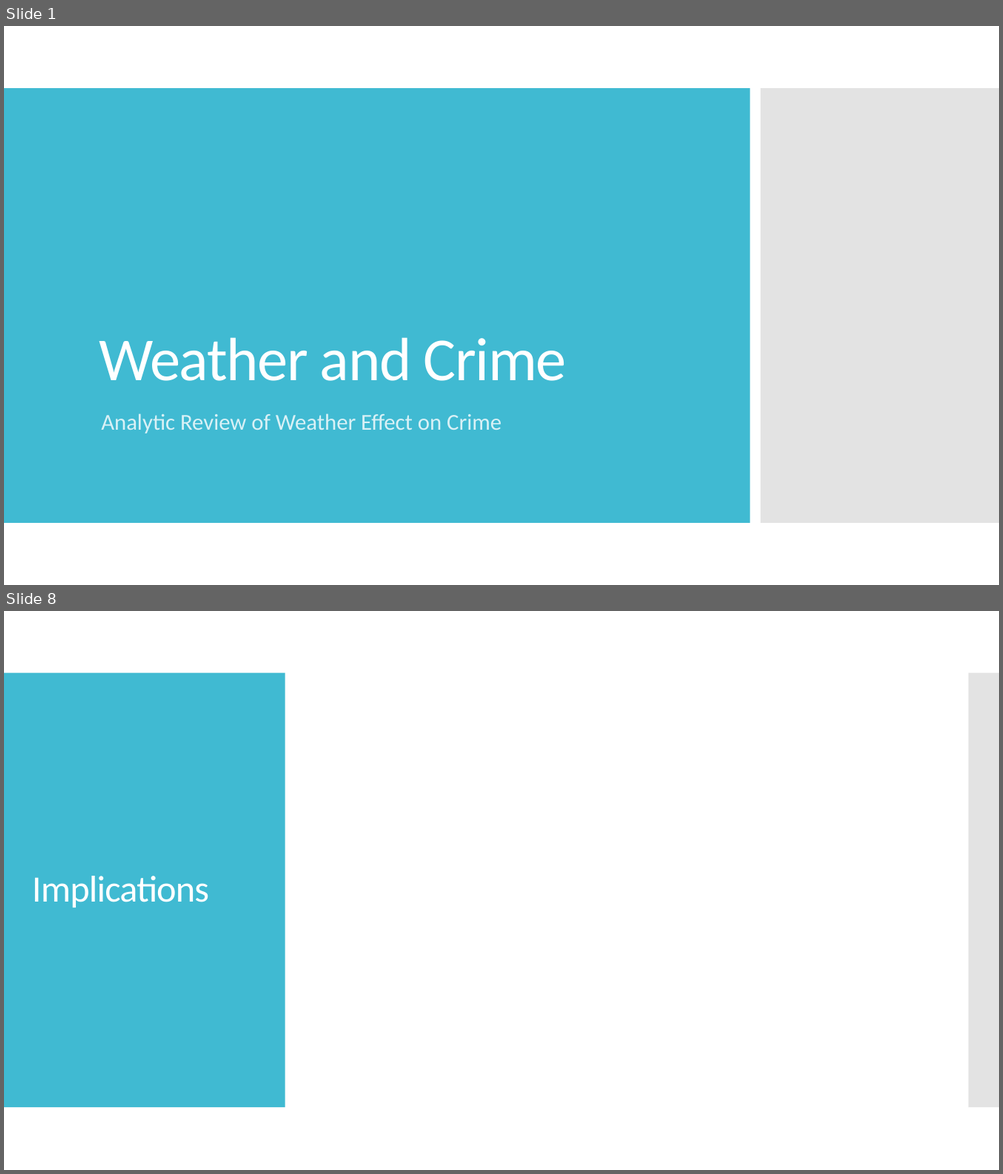
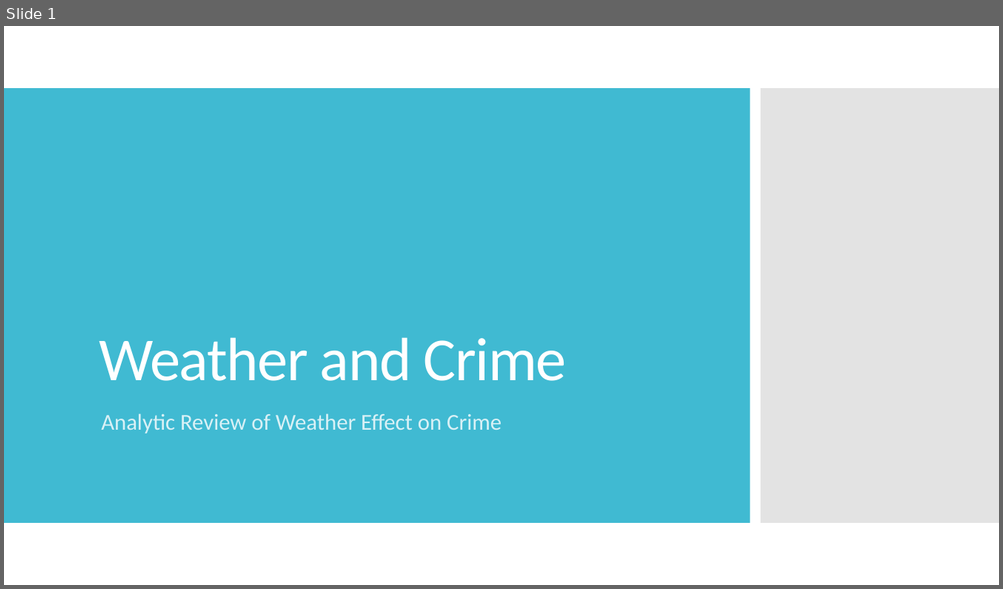
Before and after one commit to minxstm/Bootcamp_Project_1, a slide deck: Weather and Crime Data Analysis Presentation.pptx. Shown one above the other, each under a label of ours: slides 1 and 8 before the commit, slide 1 after it; the slides between them are not shown. The pictures are 1003x1174 and 1003x589 pixels, drawn with LibreOffice and Linux fonts; fonts in the diff are those of the drawing. Boxes give left, top, right and bottom in pixels: in the first picture for what was removed or moved away, otherwise in the second. Text is boxed around its words. In the diff, an @@ line names an element or a change of style, - is before the commit and + after.

```diff
--- a/Weather and Crime Data Analysis Presentation.pptx
+++ b/Weather and Crime Data Analysis Presentation.pptx
@@ slide 8 removed at bbox=[4, 611, 999, 1170], background #FFFFFF @@
@@ rectangle removed at bbox=[4, 673, 285, 1108] @@
@@ rectangle removed at bbox=[968, 673, 999, 1108] @@
@@ title removed at bbox=[32, 876, 209, 908] @@
-Implications
```
Also in this commit, not shown: 1 slide changed, 8 slides added, 5 other slides removed.
